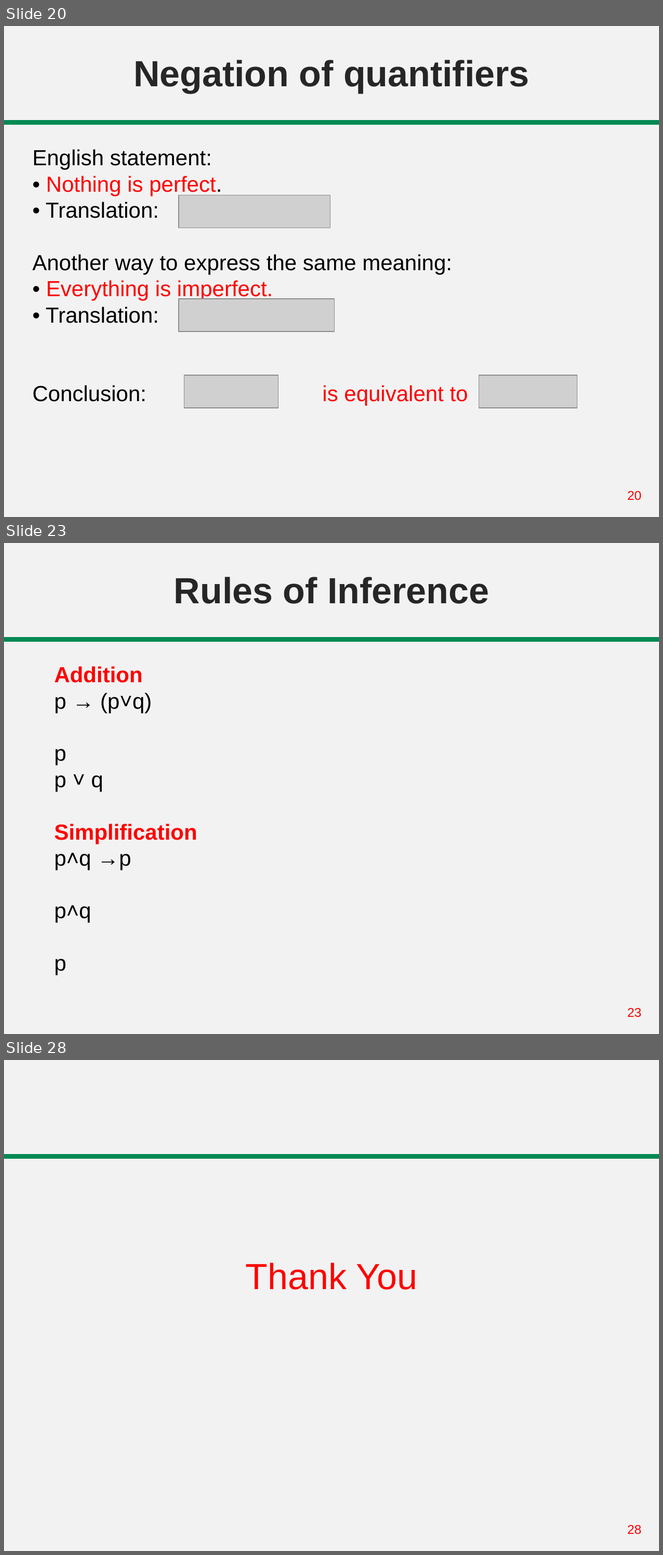
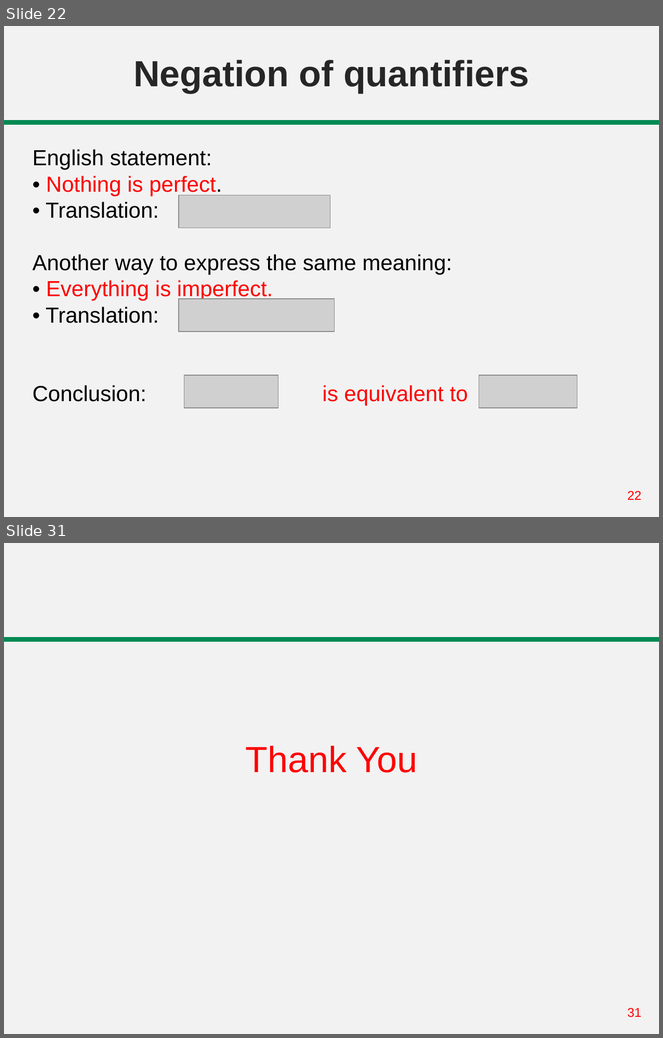
Before and after one commit to abrarhasan3/Green-Uni-All-Academic-Content, a slide deck: CSE 101 Discrete Mathematics/Lecture 05-08 Predicate Logic.pptx. Shown one above the other, each under a label of ours: slides 20, 23 and 28 before the commit, slides 22 and 31 after it; the slides between them are not shown. The pictures are 663x1555 and 663x1038 pixels, drawn with LibreOffice and Linux fonts; fonts in the diff are those of the drawing; grey boxes stand for pictures. Boxes give left, top, right and bottom in pixels: in the first picture for what was removed or moved away, otherwise in the second. Text is boxed around its words. In the diff, an @@ line names an element or a change of style, - is before the commit and + after.

```diff
--- a/CSE 101 Discrete Mathematics/Lecture 05-08 Predicate Logic.pptx
+++ b/CSE 101 Discrete Mathematics/Lecture 05-08 Predicate Logic.pptx
@@ slide 23 removed at (4,543,659,1034), background #F2F2F2; not listed: 2 template elements that a slide beside it also shows @@
@@ title removed at (174,577,489,604) @@
-Rules of Inference
@@ text removed at (54,666,197,975) @@
-Addition
-p → (p˅q)
-p
-p ˅ q
-Simplification
-p˄q →p
-p˄q
-p
@@ what was slide 20 is now slide 22 @@
@@ page number at (627,491,642,500): text changed @@
-20
+22
@@ what was slide 28 is now slide 31 @@
@@ page number at (627,1008,642,1018): text changed @@
-28
+31
```
Also in this commit, not shown: 2 slides changed, 8 slides added, 4 other slides removed.
